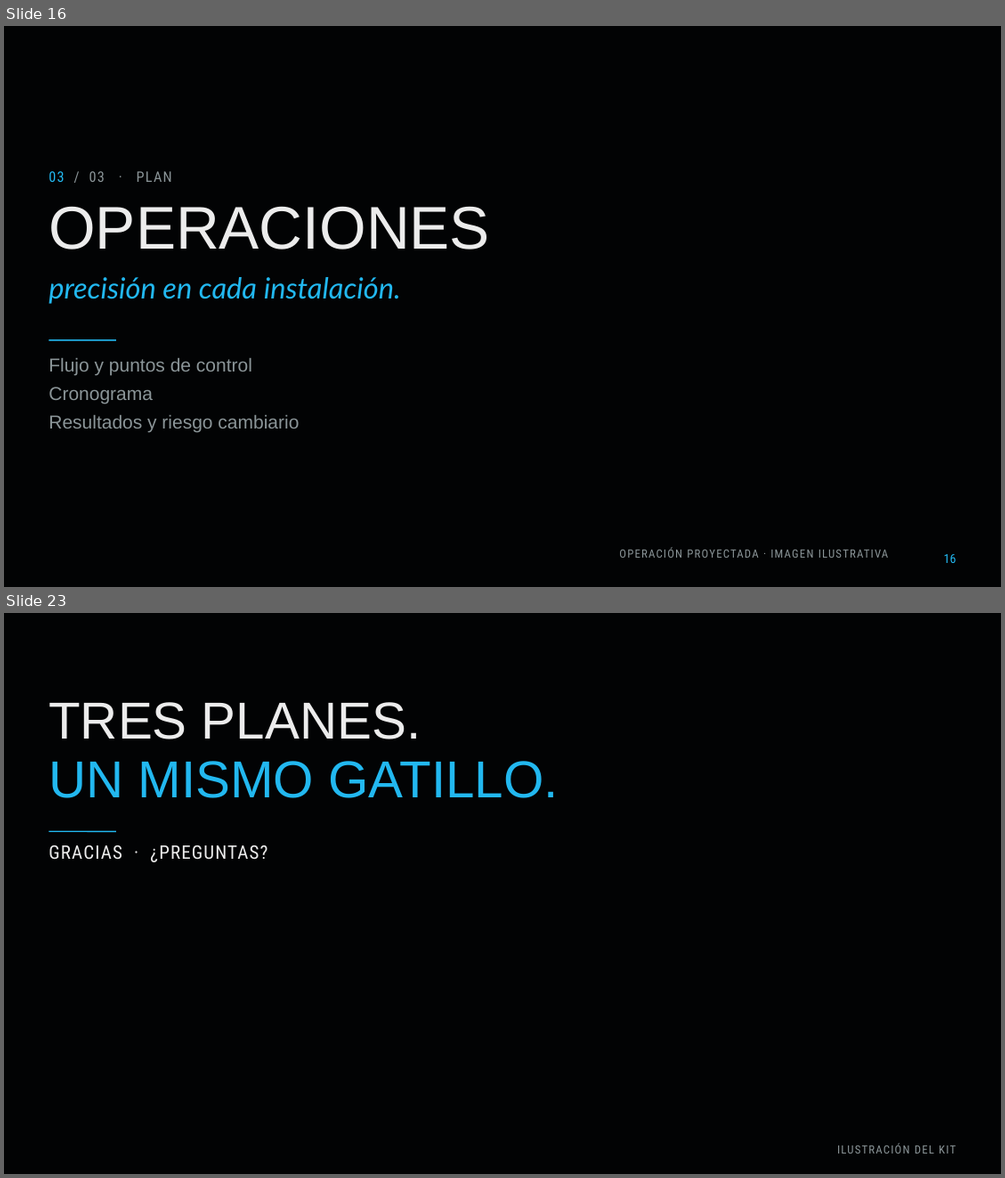
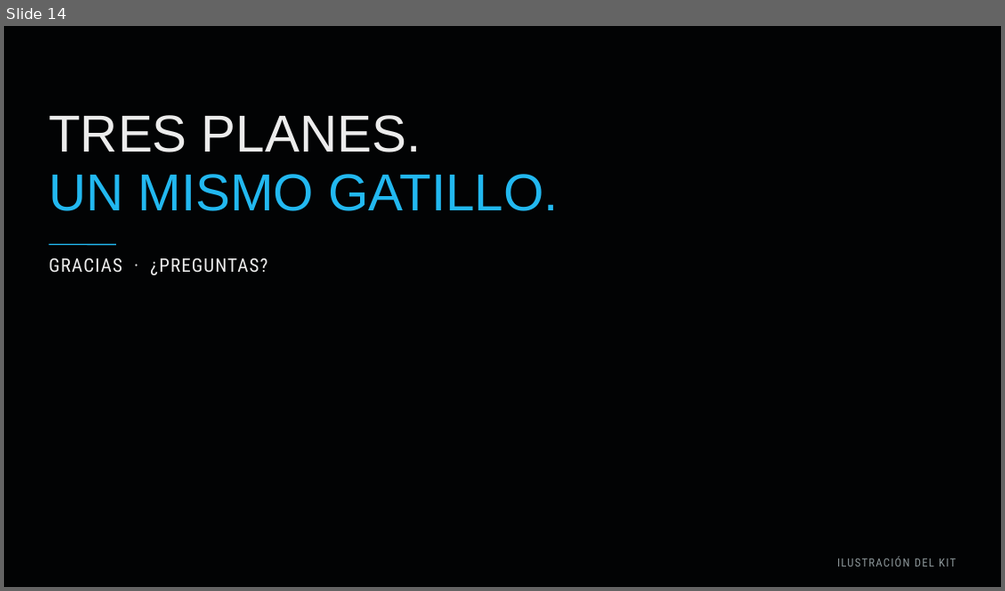
Before and after one commit to diegoaam0109-ux/lumine, a slide deck: fase-3/Grupo_01_LumineMotors_Fase3.pptx. Shown one above the other, each under a label of ours: slides 16 and 23 before the commit, slide 14 after it; the slides between them are not shown. The pictures are 1005x1178 and 1005x591 pixels, drawn with LibreOffice and Linux fonts; fonts in the diff are those of the drawing; background and template pictures are left out. Boxes give left, top, right and bottom in pixels: in the first picture for what was removed or moved away, otherwise in the second. Text is boxed around its words. In the diff, an @@ line names an element or a change of style, - is before the commit and + after.

```diff
--- a/fase-3/Grupo_01_LumineMotors_Fase3.pptx
+++ b/fase-3/Grupo_01_LumineMotors_Fase3.pptx
@@ slide 16 removed at (x1=4, y1=26, x2=1001, y2=587), background picture (left out) @@
@@ text removed at (x1=48, y1=171, x2=172, y2=182) @@
-03 / 03 · PLAN
@@ text removed at (x1=48, y1=206, x2=490, y2=249) @@
-OPERACIONES
@@ text removed at (x1=48, y1=277, x2=401, y2=304) @@
-precisión en cada instalación.
@@ line removed from (48, 340) to (116, 340) @@
@@ text removed at (x1=48, y1=358, x2=252, y2=376) @@
-Flujo y puntos de control
@@ text removed at (x1=48, y1=386, x2=153, y2=404) @@
-Cronograma
@@ text removed at (x1=48, y1=415, x2=299, y2=433) @@
-Resultados y riesgo cambiario
@@ text removed at (x1=619, y1=547, x2=889, y2=557) @@
-OPERACIÓN PROYECTADA · IMAGEN ILUSTRATIVA
@@ page number removed at (x1=944, y1=554, x2=956, y2=563) @@
-16
@@ what was slide 23 is now slide 14 @@
```
Also in this commit, not shown: 18 slides changed, 8 other slides removed, 19 other files.
